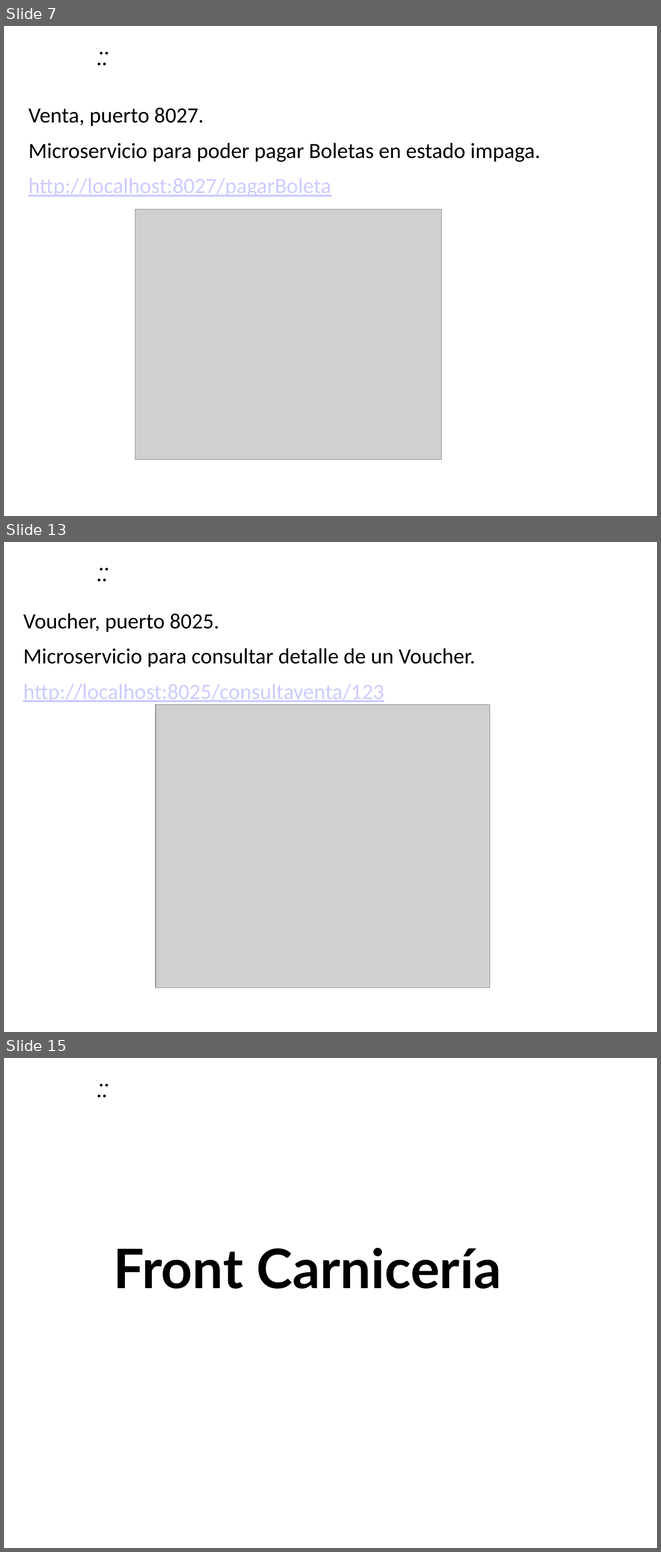
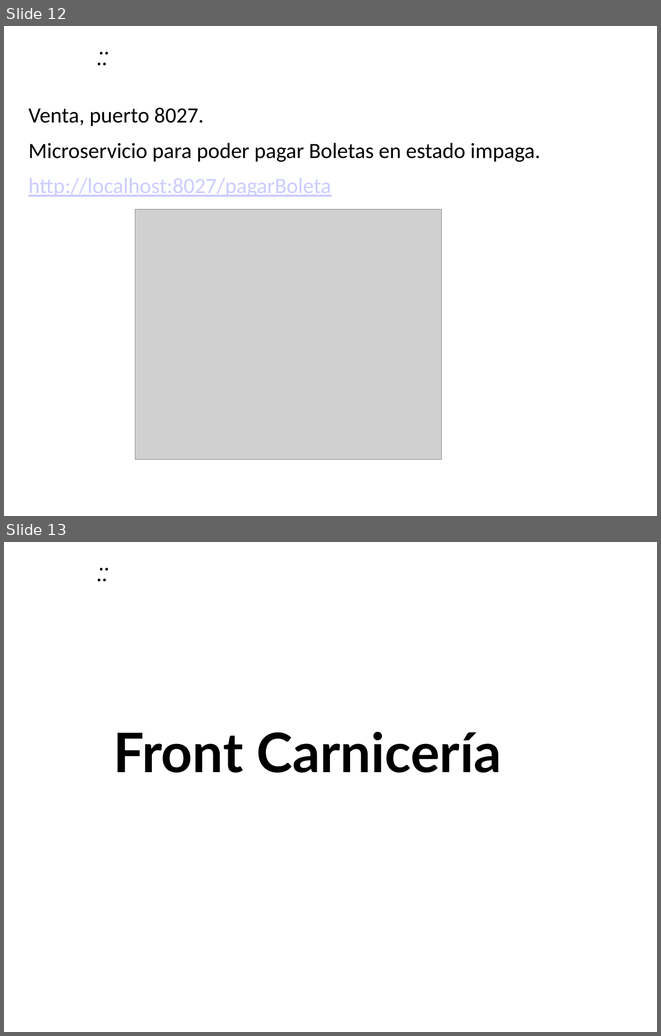
Before and after one commit to ManuelMarinRodriguez/TiaCarmen, a slide deck: Scripts y Documentación/Presentación Producto.pptx. Shown one above the other, each under a label of ours: slides 7, 13 and 15 before the commit, slides 12 and 13 after it; the slides between them are not shown. The pictures are 661x1552 and 661x1036 pixels, drawn with LibreOffice and Linux fonts; fonts in the diff are those of the drawing; grey boxes stand for pictures; background and template pictures are left out. Boxes give left, top, right and bottom in pixels: in the first picture for what was removed or moved away, otherwise in the second. Text is boxed around its words. In the diff, an @@ line names an element or a change of style, - is before the commit and + after.

```diff
--- a/Scripts y Documentación/Presentación Producto.pptx
+++ b/Scripts y Documentación/Presentación Producto.pptx
@@ slide 13 removed at [4, 542, 657, 1032], background picture (left out); not listed: 1 template element that a slide beside it also shows @@
@@ text removed at [23, 613, 476, 702] @@
-Voucher, puerto 8025.
-Microservicio para consultar detalle de un Voucher.
-http://localhost:8025/consultaventa/123
@@ picture removed at [156, 705, 490, 987] @@
@@ what was slide 7 is now slide 12 @@
@@ what was slide 15 is now slide 13 @@
```
Also in this commit, not shown: 1 slide changed, 6 slides added, 6 other slides removed.
